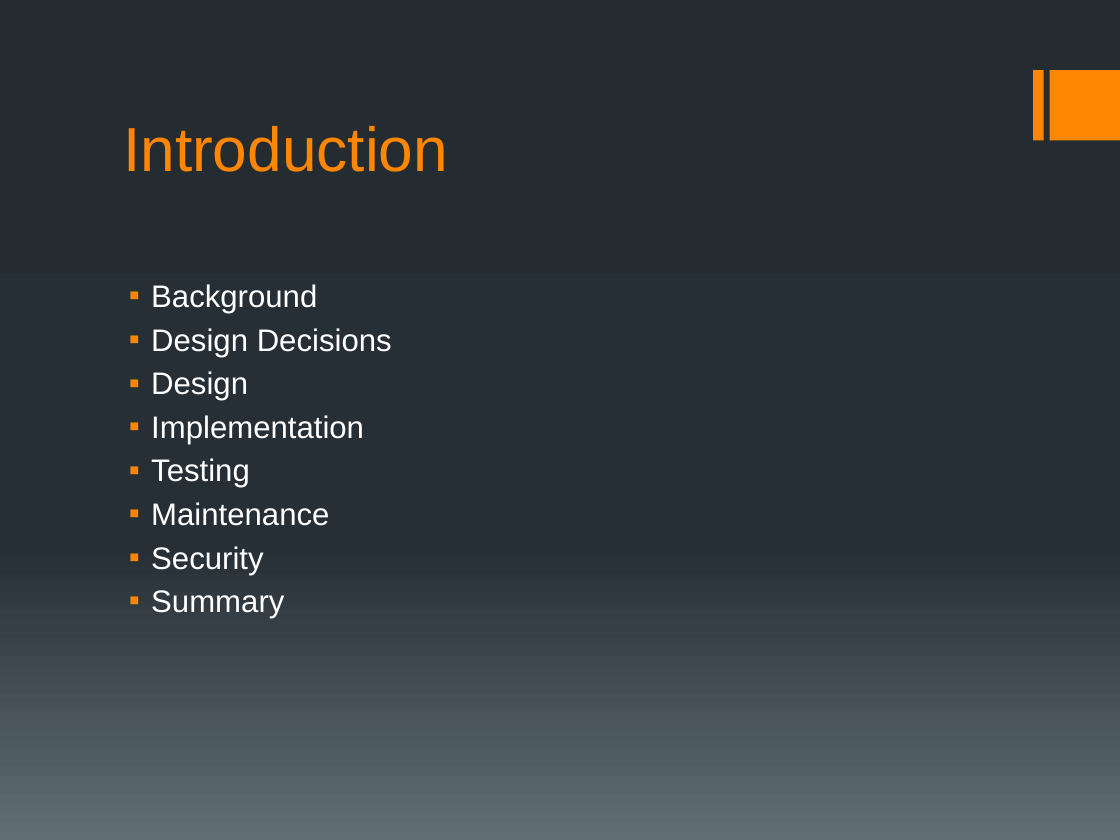
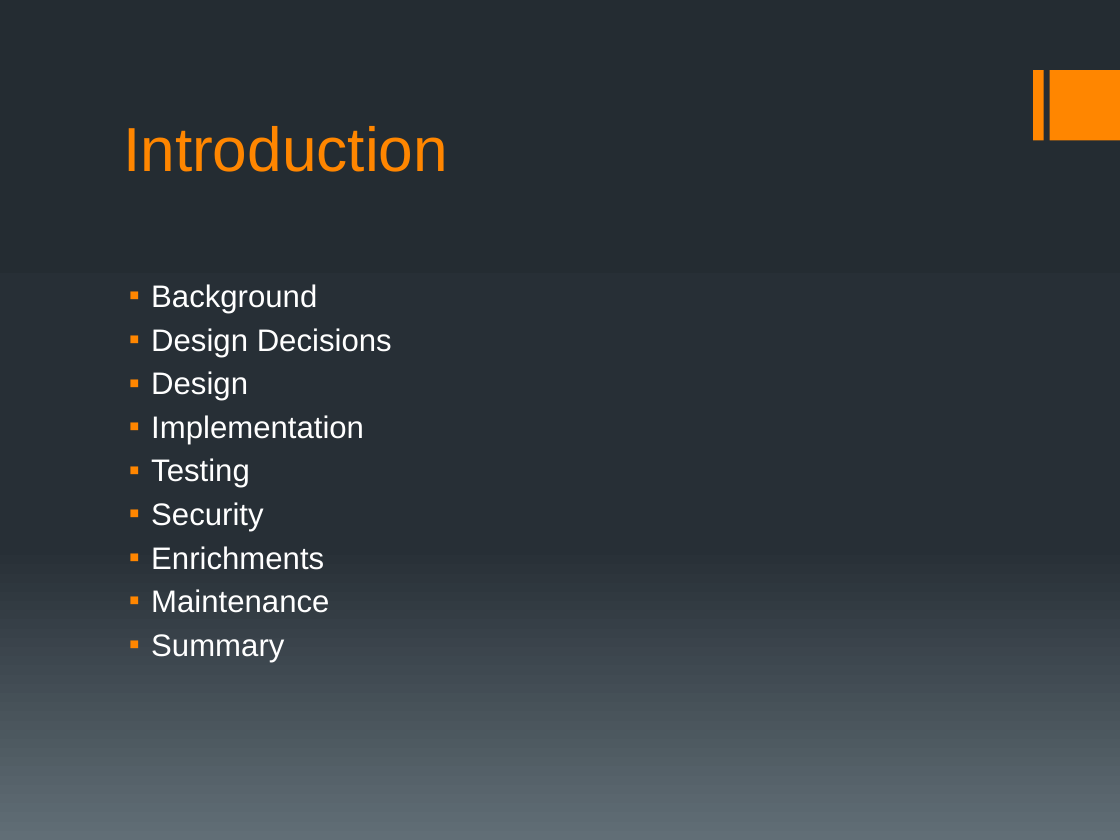
Before and after one commit to Saurutobi/Team3.14, a slide deck: slide 2 of Docs/Presentation/SeniorDesignPresentation.pptx. Drawn at 1120x840 pixels with LibreOffice and Linux fonts; fonts in the diff are those of the drawing. Boxes give left, top, right and bottom in pixels: in the first picture for what was removed or moved away, otherwise in the second. Text is boxed around its words. In the diff, an @@ line names an element or a change of style, - is before the commit and + after.

```diff
--- a/Docs/Presentation/SeniorDesignPresentation.pptx
+++ b/Docs/Presentation/SeniorDesignPresentation.pptx
@@ text at [151,502,324,570]: paragraphs added @@
+▪ Security
+▪ Enrichments
@@ text at [151,546,263,575]: paragraph removed @@
-▪ Security
```
Also in this commit, not shown: 5 other slides changed, 19 slides added, 3 slides removed.
